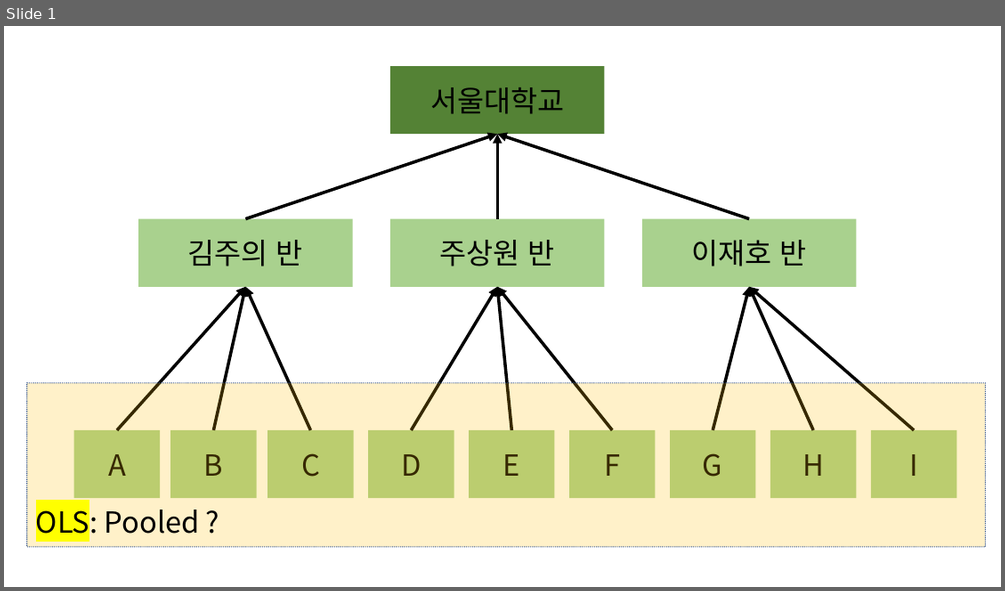
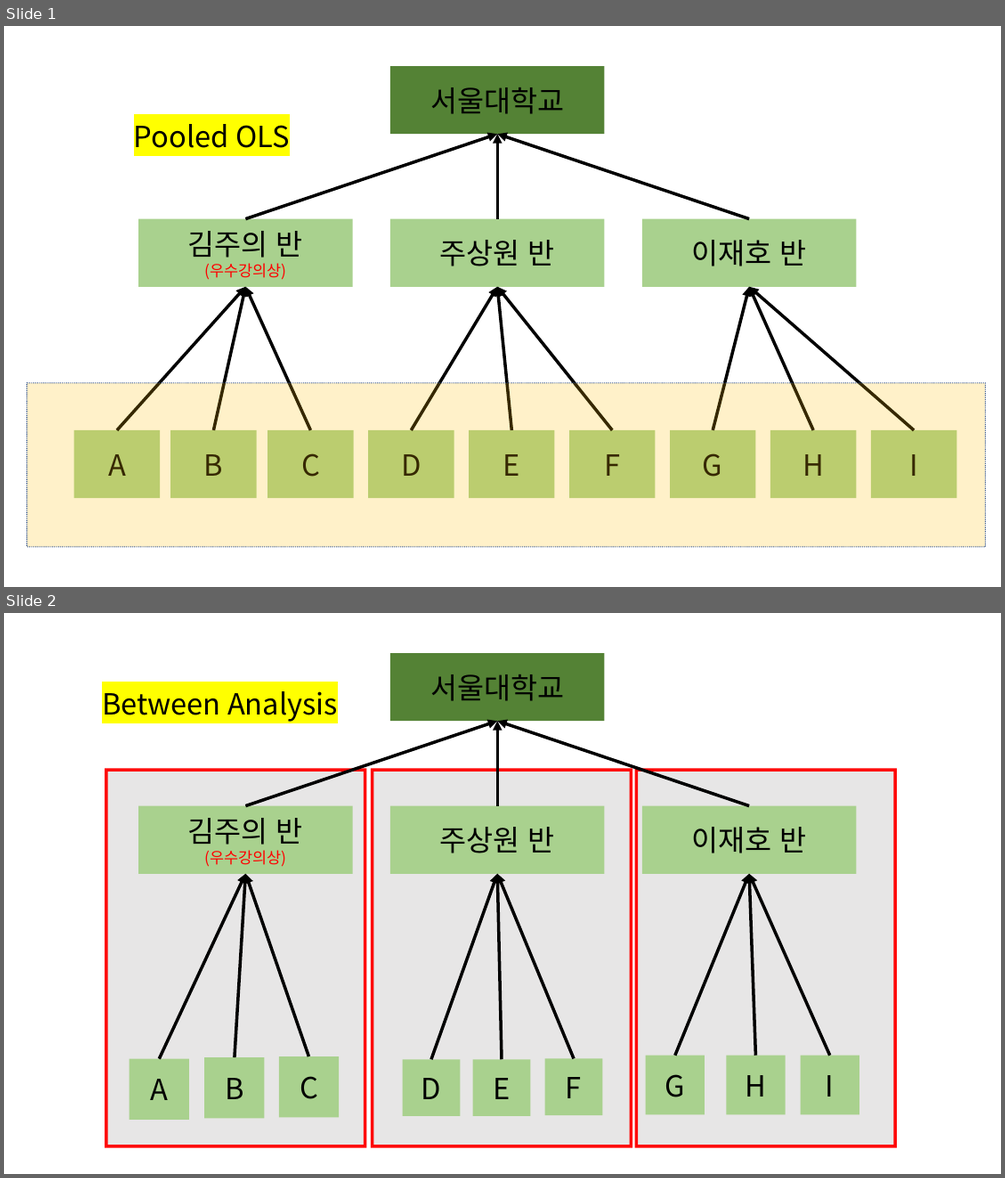
Before and after one commit to SangwonJu/HLM, a slide deck: 그림.pptx. Shown one above the other, each under a label of ours: slide 1 before the commit, slides 1 and 2 after it. The pictures are 1005x591 and 1005x1178 pixels, drawn with LibreOffice and Linux fonts; fonts in the diff are those of the drawing. Boxes give left, top, right and bottom in pixels: in the first picture for what was removed or moved away, otherwise in the second. Text is boxed around its words. In the diff, an @@ line names an element or a change of style, - is before the commit and + after.

```diff
--- a/그림.pptx
+++ b/그림.pptx
@@ slide 2 added at (4, 613, 1001, 1174), background #FFFFFF @@
@@ rectangle added at (390, 653, 605, 722), fill #548235, 28 pt, text #000000 @@
+서울대학교
@@ text added at (102, 691, 338, 722), 28 pt, text #000000 @@
+Between Analysis
@@ arrow added from (245, 806) to (498, 721), #000000 3 pt @@
@@ arrow added from (498, 806) to (498, 721), #000000 3 pt @@
@@ arrow added from (750, 806) to (498, 721), #000000 3 pt @@
@@ rectangle added at (106, 770, 365, 1146), fill #D0CECE at 50% opacity, outline #FF0000 3 pt @@
@@ rectangle added at (372, 770, 631, 1146), fill #D0CECE at 50% opacity, outline #FF0000 3 pt @@
@@ rectangle added at (637, 770, 896, 1146), fill #D0CECE at 50% opacity, outline #FF0000 3 pt @@
@@ rectangle added at (138, 806, 353, 874), fill #A9D18E, 15 pt, text #FF0000 @@
+김주의 반
+(우수강의상)
@@ rectangle added at (390, 806, 605, 874), fill #A9D18E, 28 pt, text #000000 @@
+주상원 반
@@ rectangle added at (642, 806, 856, 874), fill #A9D18E, 28 pt, text #000000 @@
+이재호 반
@@ arrow added from (160, 1059) to (245, 874), #000000 3 pt @@
@@ arrow added from (235, 1057) to (245, 874), #000000 3 pt @@
@@ arrow added from (309, 1056) to (245, 874), #000000 3 pt @@
@@ arrow added from (431, 1060) to (498, 874), #000000 3 pt @@
@@ arrow added from (502, 1060) to (498, 874), #000000 3 pt @@
@@ arrow added from (574, 1059) to (498, 874), #000000 3 pt @@
@@ arrow added from (675, 1055) to (750, 874), #000000 3 pt @@
@@ arrow added from (830, 1055) to (750, 874), #000000 3 pt @@
@@ arrow added from (755, 1055) to (750, 874), #000000 3 pt @@
@@ rectangle added at (129, 1059, 189, 1119), fill #A9D18E, 28 pt, text #000000 @@
+A
@@ rectangle added at (204, 1057, 264, 1118), fill #A9D18E, 28 pt, text #000000 @@
+B
@@ rectangle added at (279, 1056, 339, 1117), fill #A9D18E, 28 pt, text #000000 @@
+C
@@ rectangle added at (403, 1060, 461, 1116), fill #A9D18E, 28 pt, text #000000 @@
+D
@@ rectangle added at (473, 1060, 531, 1116), fill #A9D18E, 28 pt, text #000000 @@
+E
@@ rectangle added at (544, 1059, 602, 1116), fill #A9D18E, 28 pt, text #000000 @@
+F
@@ rectangle added at (646, 1055, 704, 1114), fill #A9D18E, 28 pt, text #000000 @@
+G
@@ rectangle added at (727, 1055, 785, 1114), fill #A9D18E, 28 pt, text #000000 @@
+H
@@ rectangle added at (801, 1055, 859, 1114), fill #A9D18E, 28 pt, text #000000 @@
+I
@@ slide 1 changed as well @@
@@ text at (134, 124, 290, 148): text changed @@
-OLS: Pooled ?
+Pooled OLS
@@ text in rectangle at (188, 231, 303, 280): text changed; size 28 to 15 pt; text colour #000000 to #FF0000 @@
-김주의 반
+김주의 반
+(우수강의상)
```
Also in this commit, not shown: 9 other slides added, 45 other files.
